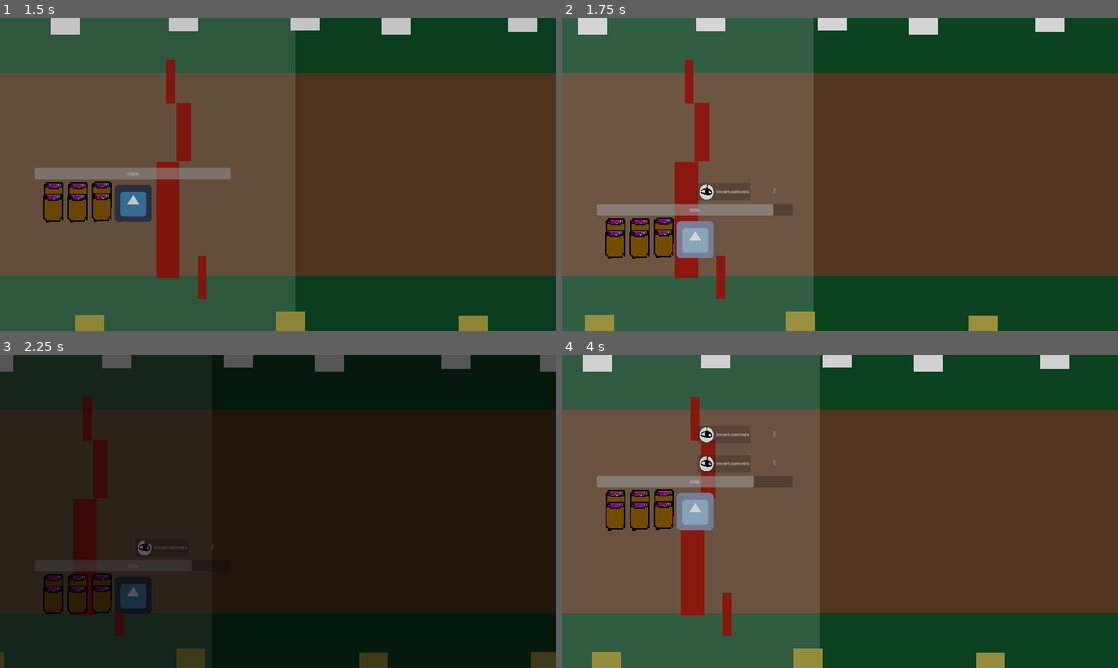
Above: before the commit, frames 1-4 (two rows, left to right).
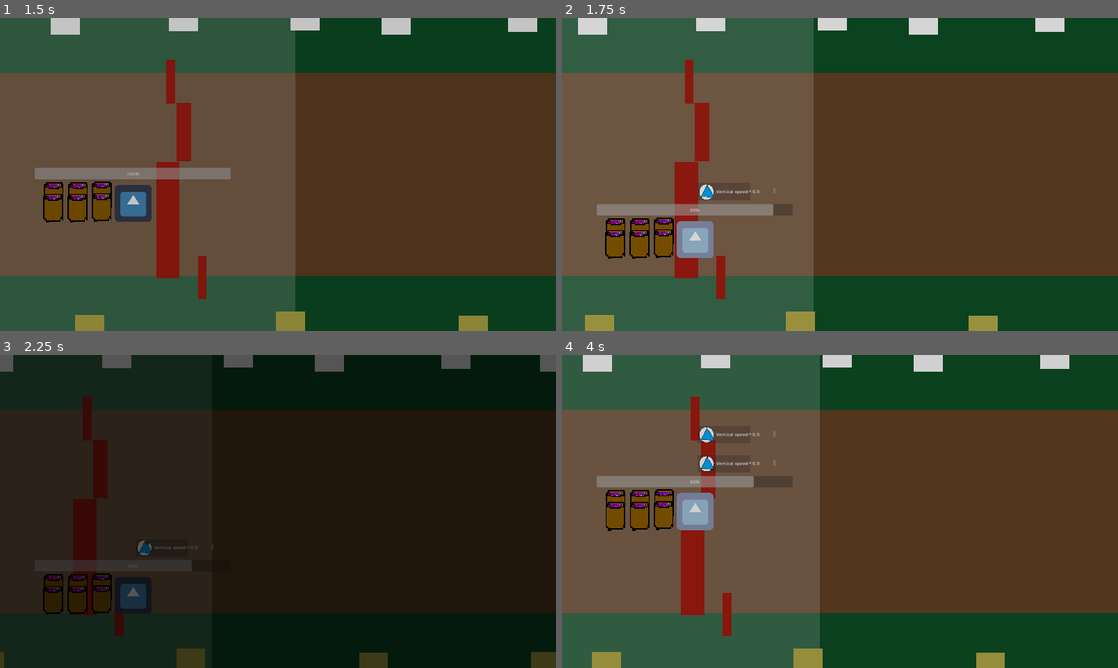
Above: after the commit, the same moments.

Repository: hsandt/ld53
Game: Godot game, scene res://scenes/main_menu_scene.tscn
The game is run twice, just before and just after one commit, with the same random seed, the same clock (stepped at 60 frames per second) and the same inputs. The engine's default icon, where the game draws it, is replaced by a stand-in: a white triangle on a blue panel in a dark square.
Inputs (mouse positions are in pixels of both pictures, inside the frame that each line leads up to):
- Up to frame 1 (1.5 s): tap Enter (ui_accept) at 0.5, 0.77 s; move the mouse to (400, 158) at 0.52 s; hold Right (ui_right) 0.53-1.28 s; hold M (app_next_resolution) 0.53-1.28 s; click (400, 158) at 0.67 s; move the mouse to (166, 190) at 1.27 s; hold S (down) from 1.28 s (still down); tap N (app_prev_resolution) at 1.35 s
- Up to frame 2 (1.75 s): keep holding S (down); tap Enter (ui_accept) at 1.52 s
- Up to frame 3 (2.25 s): move the mouse to (333, 442) at 2.02 s; release S (down) at 2.03 s; hold Right (ui_right) from 2.03 s (still down); hold M (app_next_resolution) from 2.03 s (still down)
- Up to frame 4 (4 s): release Right (ui_right) at 2.75 s; release M (app_next_resolution) at 2.75 s; click "Replay" at 2.75 s; move the mouse to (812, 574) at 3.52 s; hold Up (ui_up) from 3.53 s (still down); tap N (app_prev_resolution) at 3.6 s; click (812, 574) at 3.67 s; tap Enter (ui_accept) at 3.77 s

Frame 1 is identical in both runs. In frame 2, less than 0.1% of the frame differs, in the area x 24-36%, y 53-58%; in frame 3, less than 0.1%; in frame 4, 0.2%, in the area x 24-36%, y 23-37%.

Commit message:
loading icons from modifier path

Diff:
--- a/data/modifiers/steering.tres
+++ b/data/modifiers/steering.tres
@@ -4,6 +4,7 @@
 
 [sub_resource type="Resource" id="Resource_s2te1"]
 script = ExtResource("1_eyiv6")
+icon_path = ""
 description = "Teleport TODO"
 attribute = "steer_speed"
 effect = "multiply"
@@ -13,6 +14,7 @@
 
 [sub_resource type="Resource" id="Resource_54gr4"]
 script = ExtResource("1_eyiv6")
+icon_path = ""
 description = "Input inverted."
 attribute = "steer_speed"
 effect = "multiply"
@@ -22,6 +24,7 @@
 
 [resource]
 script = ExtResource("1_eyiv6")
+icon_path = "blue_triangle.png"
 description = "Vertical speed * 0.5"
 attribute = "steer_speed"
 effect = "multiply"
--- a/scenes/first_scene.tscn
+++ b/scenes/first_scene.tscn
@@ -3,7 +3,6 @@
 [ext_resource type="PackedScene" uid="uid://bkxvhy0xyc6my" path="res://prefabs/ingame/in_game_manager.tscn" id="1_i0ea3"]
 [ext_resource type="Texture2D" uid="uid://d0vvv3dcec8mu" path="res://sprites/white_square_1x1.png" id="1_pefx0"]
 [ext_resource type="PackedScene" uid="uid://bigtdfruv4w60" path="res://prefabs/pause_menu_custom.tscn" id="2_afo14"]
-[ext_resource type="AudioStream" uid="uid://ddhkhbl82shqs" path="res://audio/bgm/Level_WIP.ogg" id="2_jw3vr"]
 [ext_resource type="PackedScene" uid="uid://4n8e4dswbycl" path="res://prefabs/ingame/player_character_body_2d.tscn" id="3_82xke"]
 [ext_resource type="Script" path="res://scripts/audio/MusicStreamPlayer.gd" id="3_a3gc7"]
 [ext_resource type="Script" path="res://scripts/ingame/ScrollingCenter.gd" id="6_b3o2y"]
--- a/scripts/buffs/buff.gd
+++ b/scripts/buffs/buff.gd
@@ -1,6 +1,11 @@
 extends Control
 
 @export var modifier: Modifier
+
+func _ready():
+	$label.text=modifier.description
+	if(len(modifier.icon_path)>1):
+		$icon.texture=load("res://sprites/buff_icons/"+modifier.icon_path)
 
 func _on_duration_timeout():
 	queue_free()
--- a/scripts/buffs/buff.tscn
+++ b/scripts/buffs/buff.tscn
@@ -26,12 +26,12 @@
 offset_bottom = 54.0
 script = ExtResource("1_1562j")
 
-[node name="label" type="Sprite2D" parent="."]
+[node name="icon" type="Sprite2D" parent="."]
 position = Vector2(17, 20)
 scale = Vector2(0.823688, 0.88019)
 texture = ExtResource("2_whe62")
 
-[node name="RichTextLabel" type="RichTextLabel" parent="."]
+[node name="label" type="RichTextLabel" parent="."]
 layout_mode = 0
 offset_left = 49.0
 offset_top = 7.0
--- a/scripts/buffs/modifier.gd
+++ b/scripts/buffs/modifier.gd
@@ -1,6 +1,7 @@
 class_name Modifier
 extends Resource
 
+@export var icon_path: String
 @export var description: String
 @export var attribute: String
 #effect in terms of math on number
